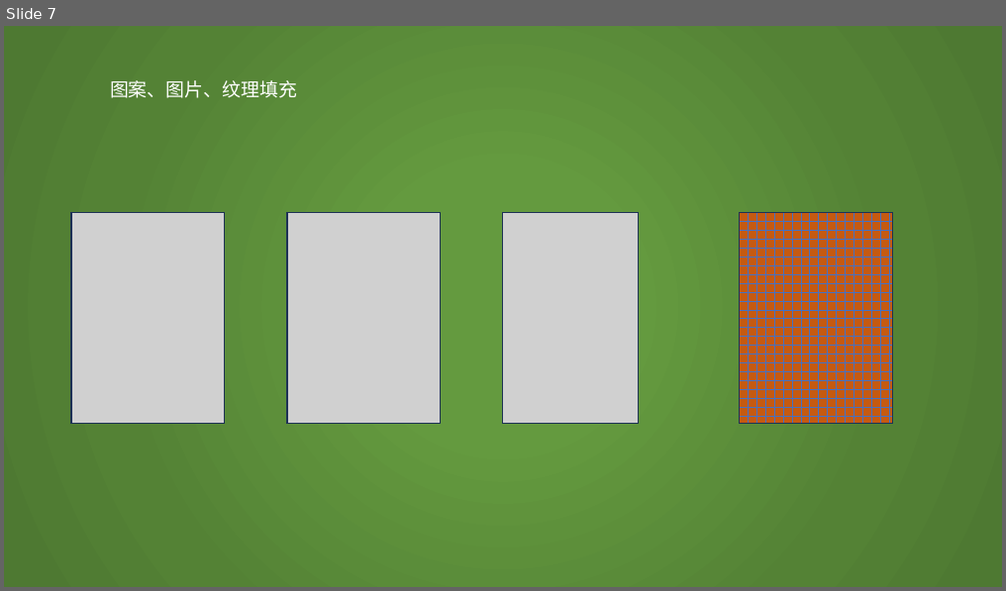
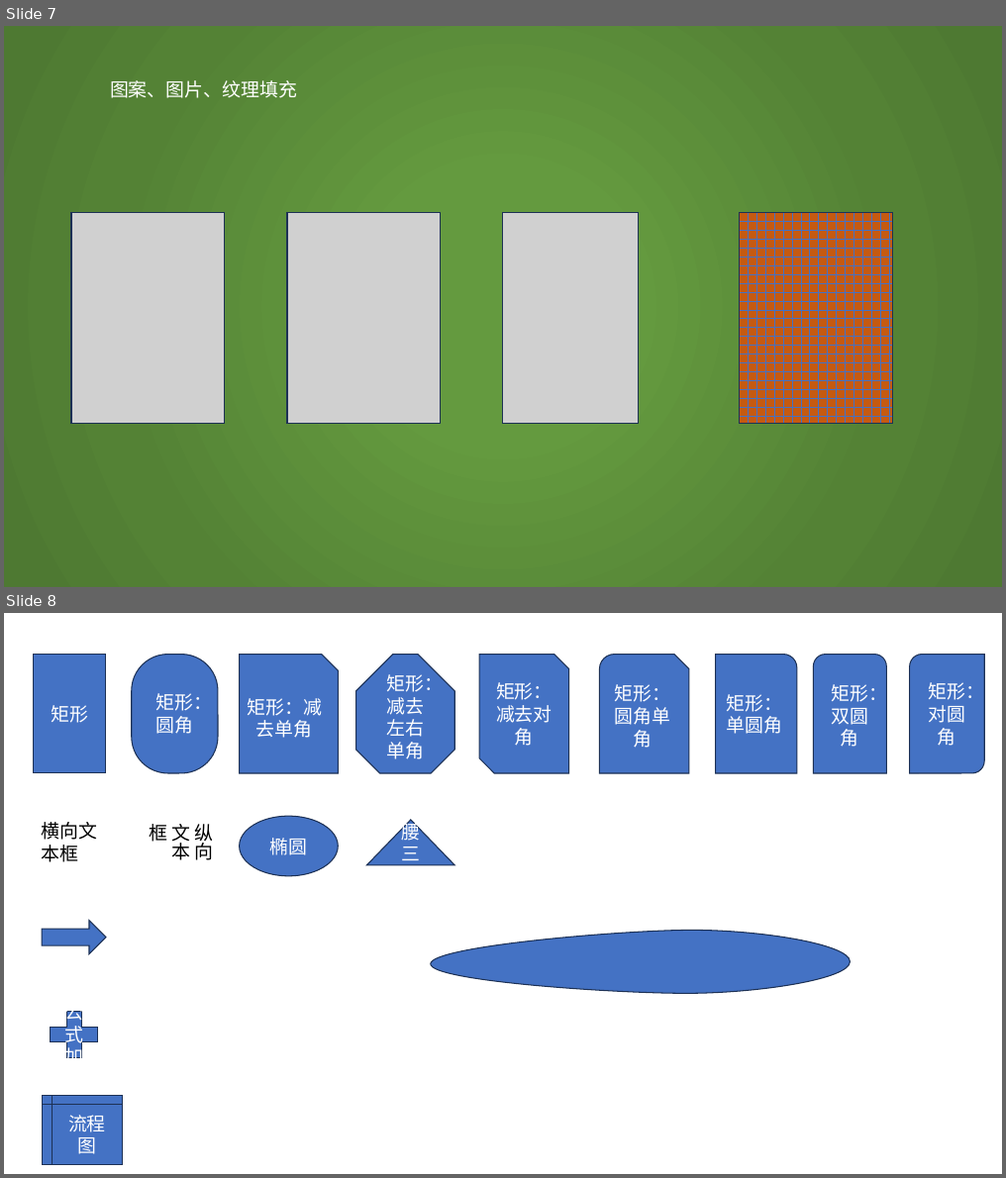
Before and after one commit to Howlcn1997/ooxml-parser, a slide deck: assets/ppt/simple.pptx. Shown one above the other, each under a label of ours: slide 7 before the commit, slides 7 and 8 after it. The pictures are 1006x591 and 1006x1178 pixels, drawn with LibreOffice and Linux fonts; fonts in the diff are those of the drawing; grey boxes stand for pictures. Boxes give left, top, right and bottom in pixels: in the first picture for what was removed or moved away, otherwise in the second. Text is boxed around its words. In the diff, an @@ line names an element or a change of style, - is before the commit and + after.

```diff
--- a/assets/ppt/simple.pptx
+++ b/assets/ppt/simple.pptx
@@ slide 8 added at [4,613,1002,1174], background #FFFFFF @@
@@ rectangle added at [34,655,107,773], fill #4472C4, outline #1E3256 1 pt, 18 pt, text #FFFFFF @@
+矩形
@@ rounded rectangle added at [132,655,218,773], fill #4472C4, outline #1E3256 1 pt, 18 pt, text #FFFFFF @@
+矩形：圆角
@@ snip rect added at [239,655,338,773], fill #4472C4, outline #1E3256 1 pt, 18 pt, text #FFFFFF @@
+矩形：减去单角
@@ snip same rect added at [355,655,454,773], fill #4472C4, outline #1E3256 1 pt, 18 pt, text #FFFFFF @@
+矩形：减去左右单角
@@ snip diag rect added at [479,655,569,773], fill #4472C4, outline #1E3256 1 pt, 18 pt, text #FFFFFF @@
+矩形：减去对角
@@ snip round rect added at [600,655,690,773], fill #4472C4, outline #1E3256 1 pt, 18 pt, text #FFFFFF @@
+矩形：圆角单角
@@ round rect added at [716,655,798,773], fill #4472C4, outline #1E3256 1 pt, 18 pt, text #FFFFFF @@
+矩形：单圆角
@@ round same rect added at [813,655,887,773], fill #4472C4, outline #1E3256 1 pt, 18 pt, text #FFFFFF @@
+矩形：双圆角
@@ round diag rect added at [910,655,985,773], fill #4472C4, outline #1E3256 1 pt, 18 pt, text #FFFFFF @@
+矩形：对圆角
@@ ellipse added at [239,816,338,875], fill #4472C4, outline #1E3256 1 pt, 18 pt, text #FFFFFF @@
+椭圆
@@ triangle added at [367,820,455,865], fill #4472C4, outline #1E3256 1 pt, 18 pt, text #FFFFFF @@
+等腰三角形
@@ text added at [41,822,97,862], 18 pt, text #000000 @@
+横向文本框
@@ text added at [194,824,213,861], 18 pt, text #000000 @@
+纵向文本框
@@ right arrow added at [43,921,107,955], fill #4472C4, outline #1E3256 1 pt @@
@@ freeform shape added at [431,931,849,994], fill #4472C4, outline #1E3256 1 pt @@
@@ plus sign added at [43,1003,107,1066], fill #4472C4, outline #1E3256 1 pt, 18 pt, text #FFFFFF @@
+公式加
@@ flow chart internal storage added at [43,1096,123,1164], fill #4472C4, outline #1E3256 1 pt, 18 pt, text #FFFFFF @@
+流程图
```
Also in this commit, not shown: 1 other slide added, 1 slide removed, 6 other files.
